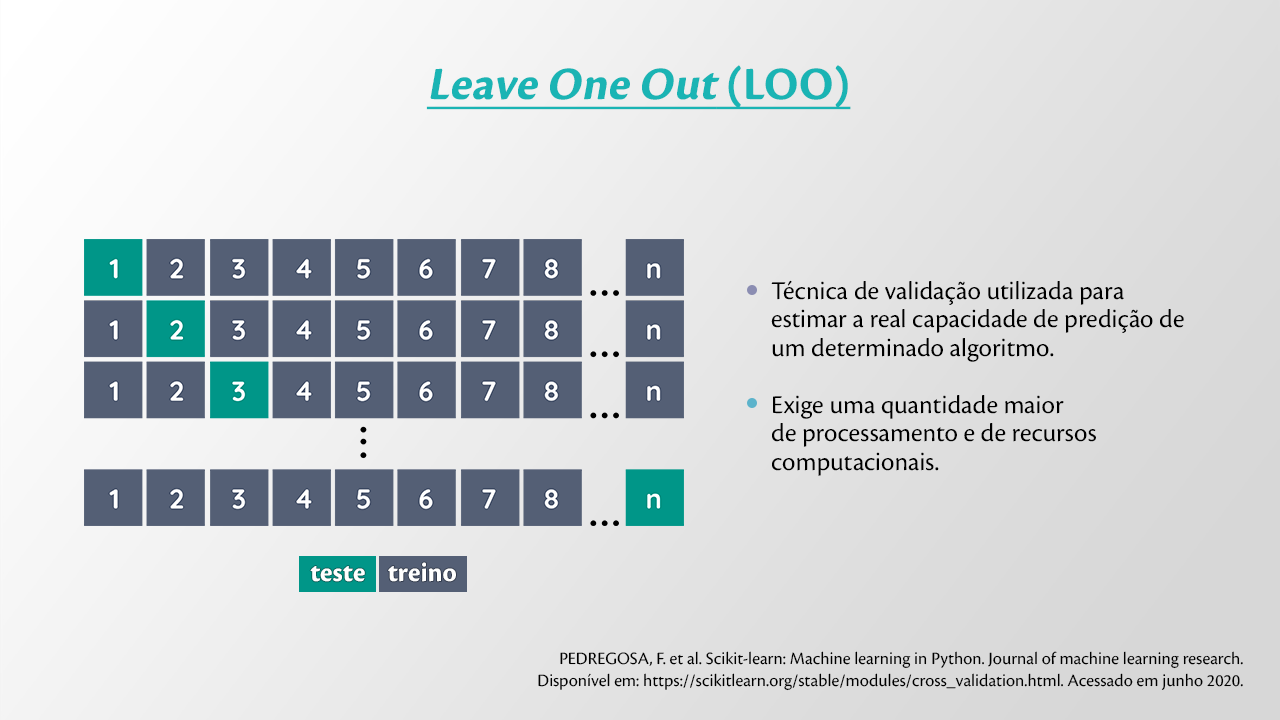
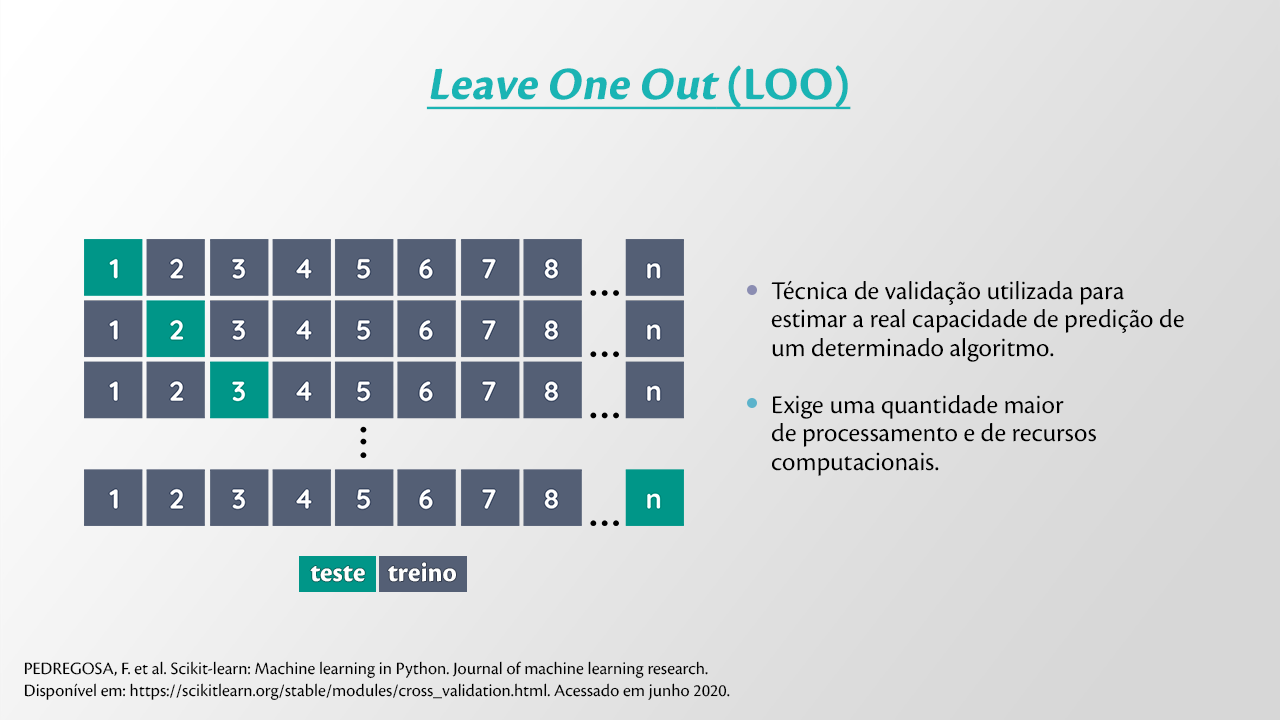
Layers edited between the first and the second 1280×720 image:
painted on "PEDREGOSA, F. et al. Scikit-learn: Machine learning in Python." over [24, 651, 1243, 700]
